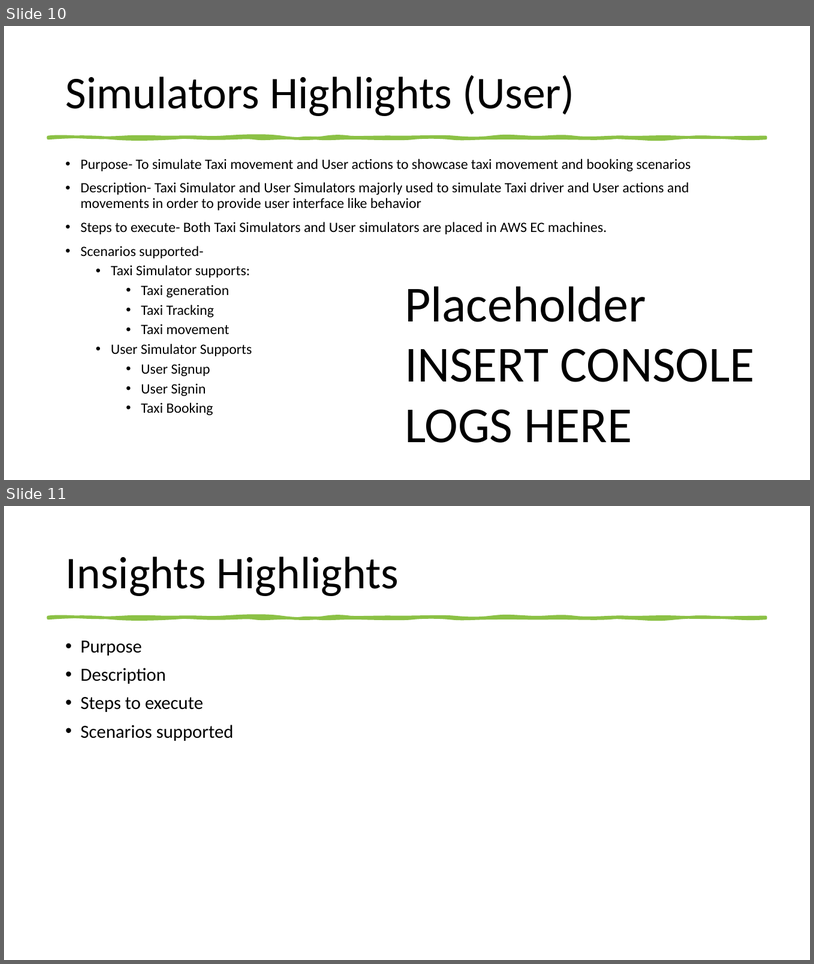
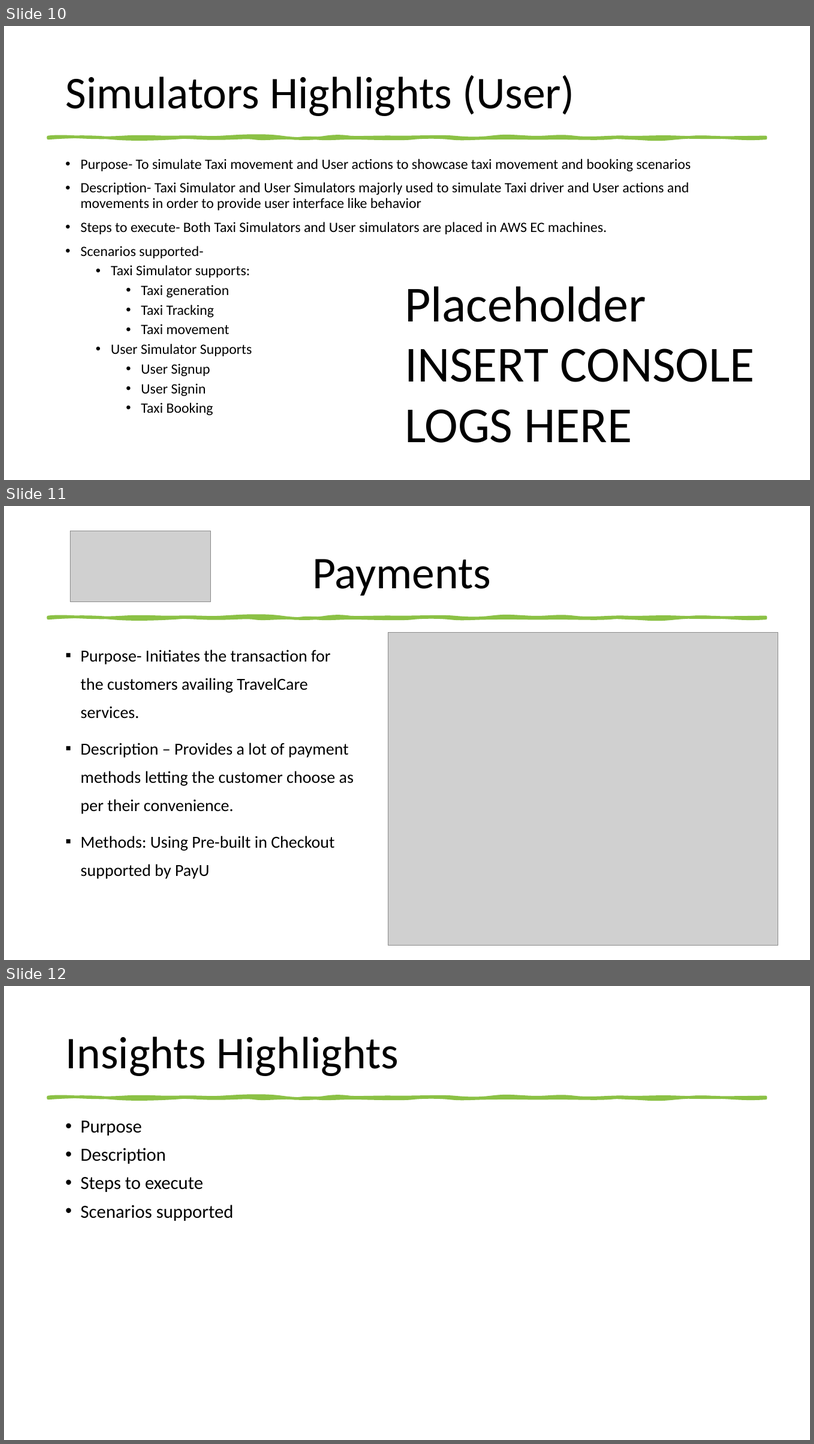
Before and after one commit to vigneshk01/taxi-aggregator, a slide deck: design_diagrams/gl-capstone-ppt_ver-0.2.pptx. Shown one above the other, each under a label of ours: slides 10 and 11 before the commit, slides 10, 11 and 12 after it. The pictures are 814x964 and 814x1444 pixels, drawn with LibreOffice and Linux fonts; fonts in the diff are those of the drawing; grey boxes stand for pictures. Boxes give left, top, right and bottom in pixels: in the first picture for what was removed or moved away, otherwise in the second. Text is boxed around its words. In the diff, an @@ line names an element or a change of style, - is before the commit and + after.

Commit message:
Update gl-capstone-ppt_ver-0.2.pptx
Adding Payments slide

```diff
--- a/design_diagrams/gl-capstone-ppt_ver-0.2.pptx
+++ b/design_diagrams/gl-capstone-ppt_ver-0.2.pptx
@@ slide 11 added at (4,506,810,960), background #FFFFFF @@
@@ picture added at (70,531,211,601) @@
@@ title added at (312,559,491,596), 54 pt, text #000000 @@
+Payments
@@ freeform shape added at (48,617,766,618), fill #8BC145, outline #8BC145 3.25 pt @@
@@ text added at (81,649,354,879), 20 pt, text #000000 @@
+▪ Purpose- Initiates the transaction for the customers availing TravelCare services.
+▪ Description – Provides a lot of payment methods letting the customer choose as per their convenience.
+▪ Methods: Using Pre-built in Checkout supported by PayU
@@ picture added at (388,632,779,945) @@
@@ what was slide 11 is now slide 12 @@
```
